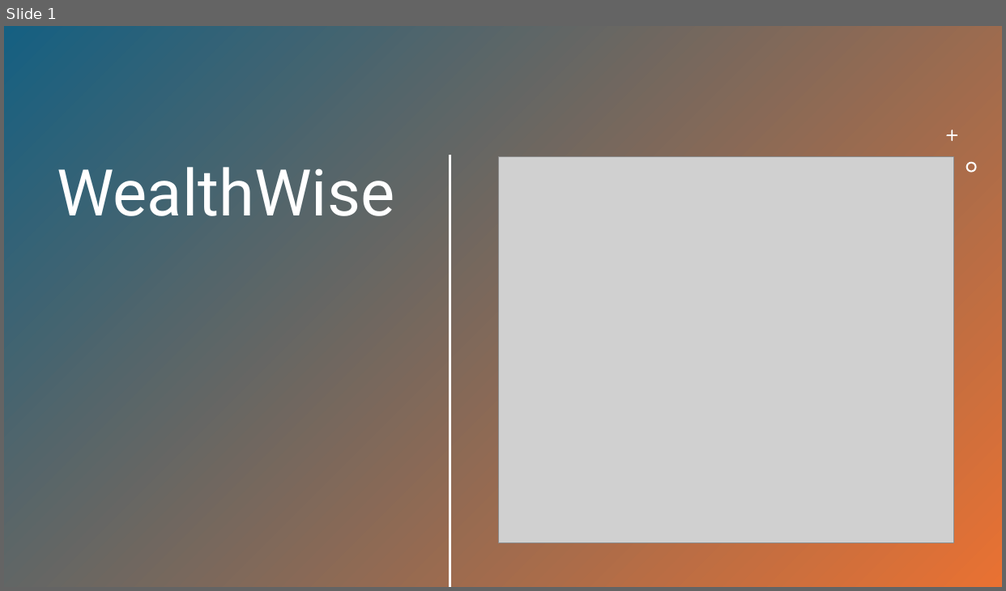
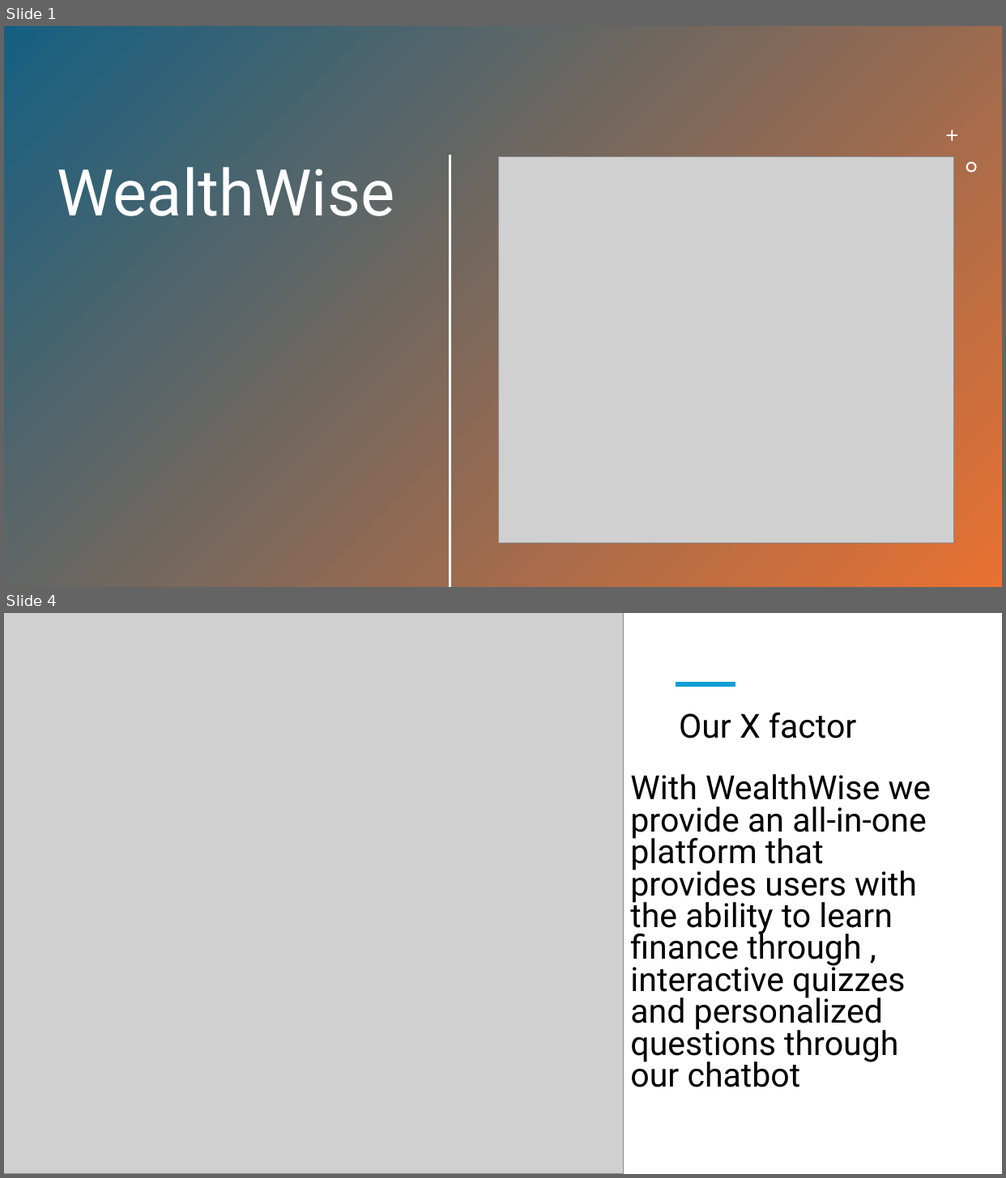
Before and after one commit to WealthWise-Hackathon/IBMHackathon, a slide deck: resources/WealthWise.pptx. Shown one above the other, each under a label of ours: slide 1 before the commit, slides 1 and 4 after it; the slides between them are not shown. The pictures are 1006x591 and 1006x1178 pixels, drawn with LibreOffice and Linux fonts; fonts in the diff are those of the drawing; grey boxes stand for pictures. Boxes give left, top, right and bottom in pixels: in the first picture for what was removed or moved away, otherwise in the second. Text is boxed around its words. In the diff, an @@ line names an element or a change of style, - is before the commit and + after.

```diff
--- a/resources/WealthWise.pptx
+++ b/resources/WealthWise.pptx
@@ slide 4 added at [4,613,1002,1174], background #FFFFFF @@
@@ picture added at [4,613,623,1174] @@
@@ line added from (675, 684) to (735, 684), #0F9ED5 4.5 pt @@
@@ title added at [679,712,856,739], 32 pt, text #000000 @@
+Our X factor
@@ text added at [630,774,931,1088], 32 pt, text #000000 @@
+With WealthWise we provide an all-in-one platform that provides users with the ability to learn finance through , interactive quizzes and personalized questions through our chatbot
```
Also in this commit, not shown: 4 other slides added, 5 slides removed.
